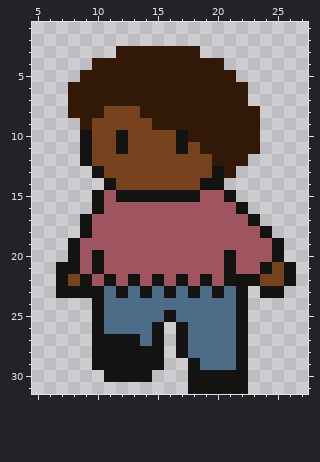
Pixel-art sprite -- assets/Chara_walk_front_1.png. The picture above was drawn from the file before the commit.
The file is 32x32 pixels. Shown: x 5..27, y 1..31.
The result:
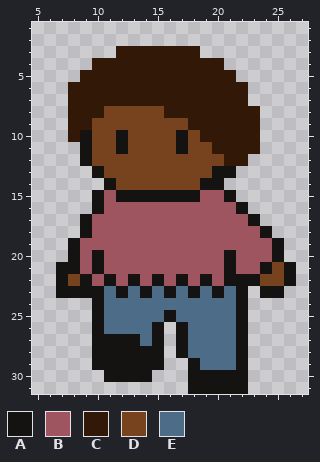
Palette (. is transparent): A #141312  B #9f5560  C #321907  D #76431e  E #4c6c87
Changes in this commit:
Changed rows in their new state; - is an unchanged pixel.
first column x 8:
 8 ------DD------
 9 C------DDD----
10 C---------D---
11 -----------D--
12 ------------D-
13 -------------A
Boxes around the changes in both pictures, in picture pixels (x1, y1, x2, y2):
changed: (140, 106, 236, 178)
added: (68, 118, 80, 142)
